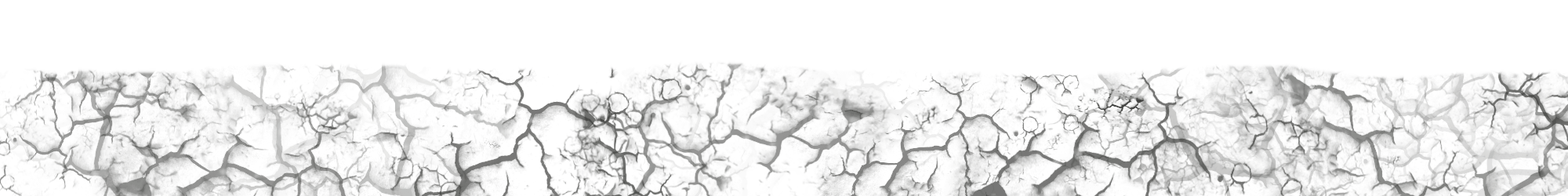
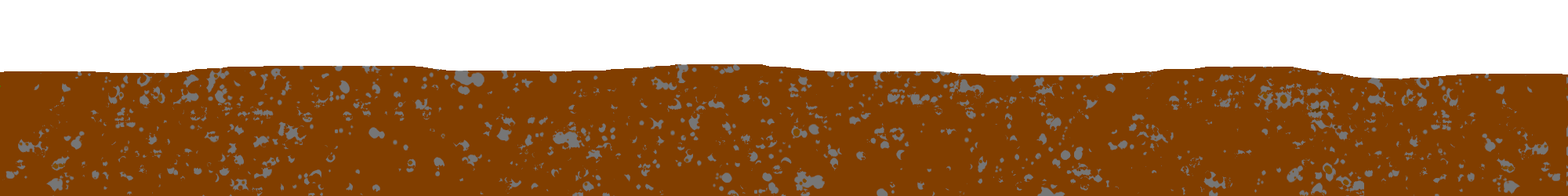
Layered file, before and after one edit (1568x196). Changes by layer:
hid "Layer copy #2" over [0,61,1568,196]
added layer "Layer #2" above "Layer #1" over [0,64,1568,196]
